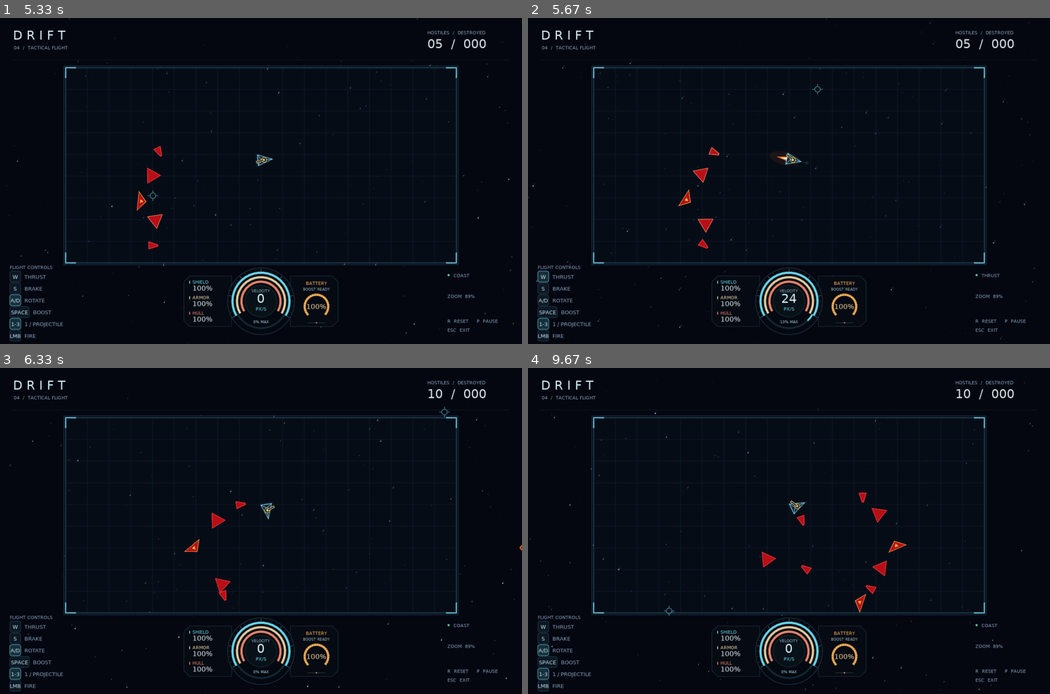
Above: before the commit, frames 1-4 (two rows, left to right).
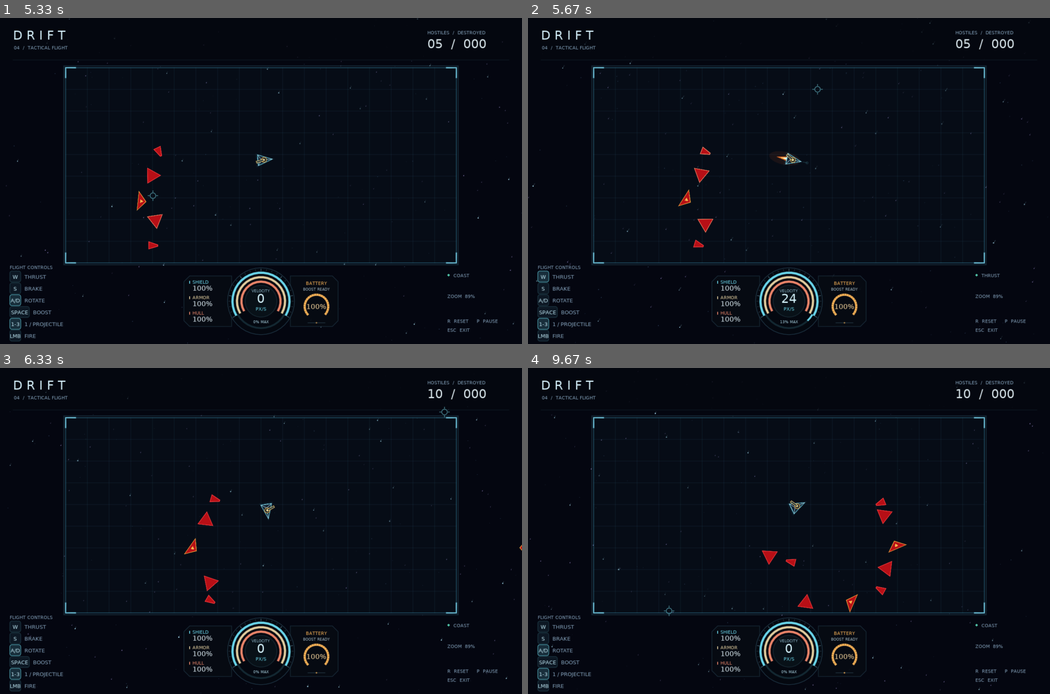
Above: after the commit, the same moments.

Repository: ChatPoongKun/SpaceGladiator
Game: LÖVE game, started from main.lua
Same seed, same stepped clock (60 frames per second), same inputs: the game is played once before the commit and once after it.
Inputs (mouse positions are in pixels of both pictures, inside the frame that each line leads up to):
- Up to frame 1 (5.33 s): hold D 0.33-0.8 s; move the mouse to (240, 194) at 0.37 s; hold W 0.83-1.13 s; move the mouse to (120, 190) at 0.87 s; hold D 1.17-1.63 s; move the mouse to (412, 203) at 1.2 s; hold A 1.67-2.2 s; move the mouse to (433, 76) at 1.7 s; hold S 2.23-2.53 s; move the mouse to (146, 282) at 2.27 s; hold A 2.57-2.97 s; move the mouse to (109, 119) at 2.6 s; hold W 3-3.37 s; move the mouse to (62, 272) at 3.03 s; hold D 3.4-4.03 s; move the mouse to (67, 207) at 3.43 s; hold S 4.07-4.43 s; move the mouse to (114, 151) at 4.1 s; hold A 4.47-4.93 s; move the mouse to (229, 83) at 4.5 s; hold D from 4.97 s (still down); move the mouse to (151, 194) at 5 s
- Up to frame 2 (5.67 s): release D at 5.43 s; hold W from 5.47 s (still down); move the mouse to (815, 89) at 5.5 s
- Up to frame 3 (6.33 s): release W at 5.77 s; hold D 5.8-6.27 s; move the mouse to (443, 410) at 5.83 s; hold A from 6.3 s (still down)
- Up to frame 4 (9.67 s): move the mouse to (903, 632) at 6.33 s; release A at 6.83 s; hold S 6.87-7.17 s; move the mouse to (616, 429) at 6.9 s; hold A 7.2-7.6 s; move the mouse to (710, 429) at 7.23 s; hold W 7.63-8 s; move the mouse to (950, 570) at 7.67 s; hold D 8.03-8.67 s; move the mouse to (789, 612) at 8.07 s; hold S 8.7-9.07 s; move the mouse to (872, 615) at 8.73 s; hold A 9.1-9.57 s; move the mouse to (752, 452) at 9.13 s; hold D from 9.6 s (still down); move the mouse to (668, 612) at 9.63 s

Frame 1 is identical in both runs. In frame 2, 0.2% of the frame differs, in the area x 31-37%, y 39-71%; in frame 3, 0.5%; in frame 4, 0.7%, in the area x 44-73%, y 38-76%.

Commit message:
Give enemy hulls distinct waypoint braking

Diff:
--- a/enemies.lua
+++ b/enemies.lua
@@ -5,6 +5,7 @@
 local tau = 2 * math.pi
 local patrolRadiusMin, patrolRadiusMax = 195, 290
 local arrivalRadius, minimumLeg, formationMargin = 48, 185, 155
+local waypointBrakeTime = 0.18
 
 Enemies.spawnRate = 1 / 4
 Enemies.maxCount = 15
@@ -13,16 +14,16 @@
     {
         name = "WEDGE", vertices = {-2, -15, 2, -15, 10, 10, -10, 10},
         radius = 16, evadeSpeed = 94, turnSpeed = 3.2,
-        thrust = 285, maxSpeed = 225,
+        thrust = 285, brake = 4.2, maxSpeed = 225,
     },
     {
         name = "EQUILATERAL", vertices = {0, -24, -12 * math.sqrt(3), 12, 12 * math.sqrt(3), 12},
         radius = 24, evadeSpeed = 78,
-        turnSpeed = 2.8, thrust = 255, maxSpeed = 190,
+        turnSpeed = 2.8, thrust = 255, brake = 2.6, maxSpeed = 190,
     },
     {
         name = "OBTUSE", vertices = {0, -12, -26, 10, 26, 10},
-        radius = 28, evadeSpeed = 62, turnSpeed = 1.4, thrust = 218, maxSpeed = 155,
+        radius = 28, evadeSpeed = 62, turnSpeed = 1.4, thrust = 218, brake = 1.25, maxSpeed = 155,
     },
 }
 
@@ -89,6 +90,7 @@
     end
     enemy.kind, enemy.radius = kind, definition.radius
     enemy.maxSpeed, enemy.thrust, enemy.turnSpeed = definition.maxSpeed, definition.thrust, definition.turnSpeed
+    enemy.brake = definition.brake
     -- Give lighter thrust the same time to build momentum out of low-speed drag.
     local thrustRatio = enemy.thrust / Ship.thrust
     enemy.driftThreshold = Ship.driftThreshold * thrustRatio
@@ -98,6 +100,7 @@
     enemy.angle = (options and options.angle or math.atan2(ship.x - enemy.x, enemy.y - ship.y)) % tau
     enemy.route = options and options.route or {waypoints = {}}
     enemy.waypointIndex = 1
+    enemy.waypointBrakeRemaining = 0
     enemy.right = options and options.right or 0
     enemy.forward = options and options.forward or 0
     enemy.slot = options and options.slot or (self.rng() < 0.5 and -1 or 1)
@@ -161,14 +164,15 @@
     return 0, 0
 end
 
-local function pilot(enemy, dt, targetVx, targetVy, angle, flyThrough)
+local function pilot(enemy, dt, targetVx, targetVy, angle, brakeOverride)
     local targetSpeed = math.sqrt(targetVx * targetVx + targetVy * targetVy)
     local speed = enemy:speed()
-    local brake = not flyThrough and speed > targetSpeed + 6
+    local brake = brakeOverride
+    if brake == nil then brake = speed > targetSpeed + 6 end
     local thrust = false
     if targetSpeed > 9 then
         local forwardSpeed = (enemy.vx * targetVx + enemy.vy * targetVy) / targetSpeed
-        brake = brake or (not flyThrough and speed > 18 and forwardSpeed < speed * 0.35)
+        if brakeOverride == nil and speed > 18 and forwardSpeed < speed * 0.35 then brake = true end
         if brake then
             angle = math.atan2(targetVx, -targetVy)
         else
@@ -185,12 +189,12 @@
     enemy.y = enemy.y + (oldVy + enemy.vy) * 0.5 * dt
 end
 
-local function flyTo(enemy, dt, x, y, speed, steerX, steerY, flyThrough)
+local function flyTo(enemy, dt, x, y, speed, steerX, steerY, brakeOverride)
     local dx, dy = x - enemy.x, y - enemy.y
-    local response = flyThrough and speed / math.max(math.sqrt(dx * dx + dy * dy), 1) or 2.6
+    local response = brakeOverride ~= nil and speed / math.max(math.sqrt(dx * dx + dy * dy), 1) or 2.6
     local vx, vy = limitVector(dx * response, dy * response, speed)
     vx, vy = limitVector(vx + steerX, vy + steerY, speed)
-    pilot(enemy, dt, vx, vy, math.atan2(dx, -dy), flyThrough)
+    pilot(enemy, dt, vx, vy, math.atan2(dx, -dy), brakeOverride)
 end
 
 local function addWaypoint(group, enemy, ship)
@@ -235,11 +239,22 @@
     if (enemy.goal.x - enemy.x) ^ 2 + (enemy.goal.y - enemy.y) ^ 2 <= arrivalRadius ^ 2 then
         enemy.waypointIndex = enemy.waypointIndex + 1
         assignWaypoint(group, enemy, ship)
+        enemy.waypointBrakeRemaining = waypointBrakeTime
     end
 
     local evadeX, evadeY = aimEvasion(enemy, ship, aimAngle, dt)
-    flyTo(enemy, dt, enemy.goal.x, enemy.goal.y, enemy.maxSpeed * 0.84,
-        enemy.sepX + evadeX * definition.evadeSpeed, enemy.sepY + evadeY * definition.evadeSpeed, true)
+    local steerX = enemy.sepX + evadeX * definition.evadeSpeed
+    local steerY = enemy.sepY + evadeY * definition.evadeSpeed
+    local speed = enemy.maxSpeed * 0.84
+    local brakeStep = math.min(dt, enemy.waypointBrakeRemaining)
+    if brakeStep > 0 then
+        -- Turn toward the next goal while the brakes damp the incoming velocity.
+        flyTo(enemy, brakeStep, enemy.goal.x, enemy.goal.y, speed, steerX, steerY, true)
+        enemy.waypointBrakeRemaining = enemy.waypointBrakeRemaining - brakeStep
+    end
+    if brakeStep < dt then
+        flyTo(enemy, dt - brakeStep, enemy.goal.x, enemy.goal.y, speed, steerX, steerY, false)
+    end
 end
 
 local function departureGoal(enemy, view)
--- a/tests/enemy_steering.lua
+++ b/tests/enemy_steering.lua
@@ -19,20 +19,26 @@
     end
 
     do
-        local ship, group = fixture()
-        local enemy = group:spawn(ship, 3, {x = 400, y = 270, vx = 140, angle = math.pi / 2})
-        enemy.route.waypoints = {{x = 450, y = 270, angle = math.pi / 2}, {x = 450, y = 80, angle = 0}}
-        group:update(dt, ship)
-        check(enemy.waypointIndex == 1 and not enemy.braking and enemy:speed() >= 140,
-            "Approaching a waypoint must not brake the aircraft")
-        group:update(dt, ship)
-        check(enemy.waypointIndex == 2 and enemy.angle < math.pi / 2 and enemy.vx > 0
-            and not enemy.braking and enemy:speed() >= 140,
-            "A right-angle waypoint must start the turn while carrying forward momentum")
-        for _ = 1, 30 do
+        local speedRatios = {}
+        for kind = 1, #Enemies.types do
+            local ship, group = fixture()
+            local enemy = group:spawn(ship, kind, {x = 400, y = 270, vx = 140, angle = math.pi / 2})
+            enemy.route.waypoints = {{x = 450, y = 270, angle = math.pi / 2}, {x = 450, y = 80, angle = 0}}
             group:update(dt, ship)
-            assert(not enemy.braking and enemy:speed() >= 120, "The waypoint turn must keep the aircraft in motion")
-        end
+            check(enemy.waypointIndex == 1 and not enemy.braking and enemy:speed() >= 140,
+                "Approaching a waypoint must not brake the aircraft")
+            local incomingSpeed, startX = enemy:speed(), enemy.x
+            group:update(dt, ship)
+            speedRatios[kind] = enemy:speed() / incomingSpeed
+            check(enemy.waypointIndex == 2 and enemy.angle < math.pi / 2 and enemy.x > startX and enemy.braking
+                and math.abs(speedRatios[kind] - math.exp(-Enemies.types[kind].brake * dt)) < 1e-6,
+                "Arriving must apply hull-specific braking while the aircraft slides and turns")
+            group:update(0.2, ship)
+            check(enemy.waypointIndex == 2 and not enemy.braking and enemy:speed() > 0,
+                "The short waypoint brake must release and leave the aircraft moving")
+        end
+        check(speedRatios[1] < speedRatios[2] and speedRatios[2] < speedRatios[3] and speedRatios[3] < 1,
+            "WEDGE must brake harder than EQUILATERAL, and OBTUSE must retain the most momentum")
     end
 
     do
